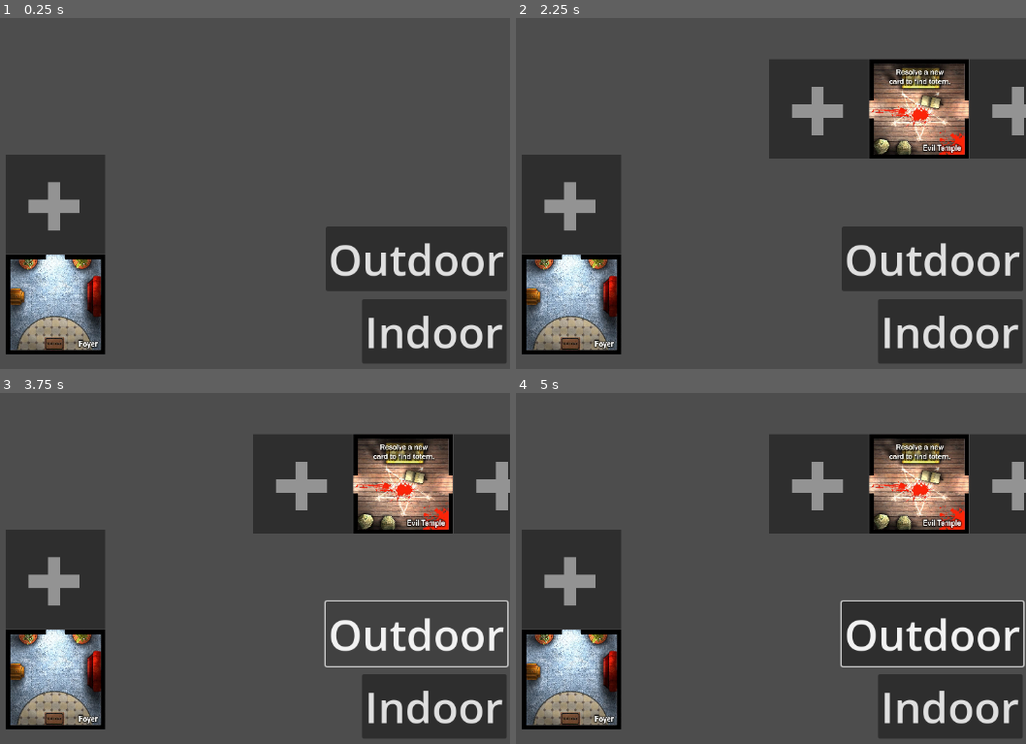
Above: before the commit, frames 1-4 (two rows, left to right).
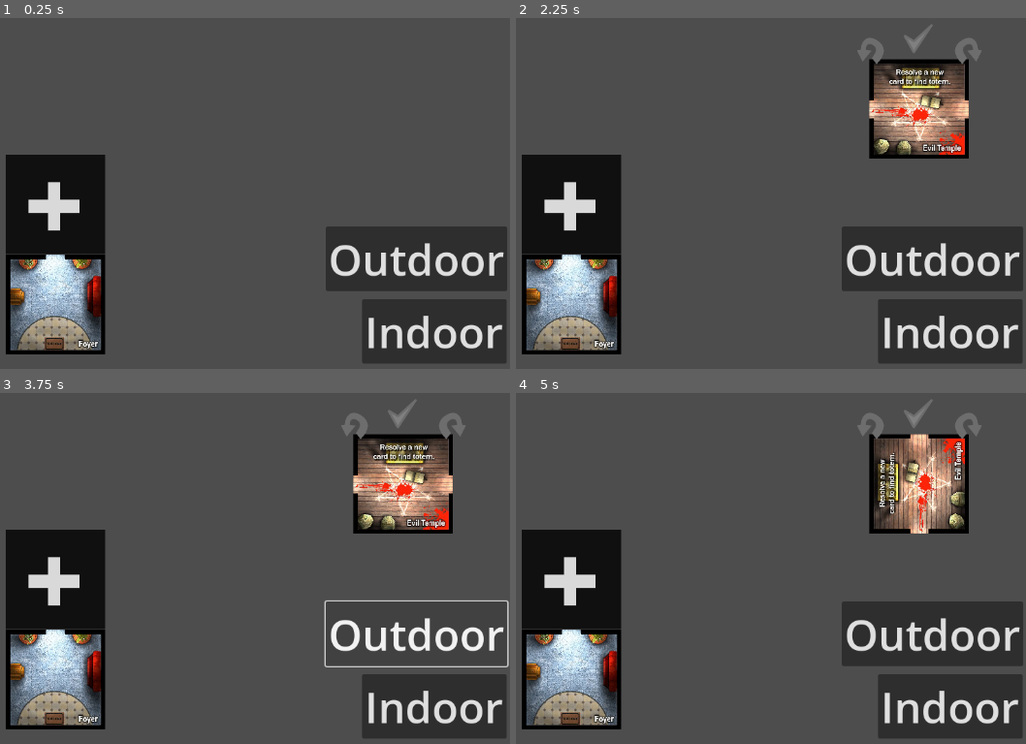
Above: after the commit, the same moments.

Repository: angelaliuyl/godot-zimp
Game: Godot game, scene res://main.tscn
The game is run twice, just before and just after one commit, with the same random seed, the same clock (stepped at 60 frames per second) and the same inputs.
Inputs (mouse positions are in pixels of both pictures, inside the frame that each line leads up to):
- Up to frame 1 (0.25 s): no input
- Up to frame 2 (2.25 s): click (572, 305) at 0.5 s; click "Indoor" at 1.25 s; click (918, 39) at 2 s
- Up to frame 3 (3.75 s): click (402, 414) at 2.77 s; click "Outdoor" at 3.5 s
- Up to frame 4 (5 s): click (873, 424) at 4.27 s

The runs differ from the first frame. In frame 1, 5.4% of the frame differs, in the area x 1-21%, y 38-68%; in frame 2, 14%; in frame 3, 14%; in frame 4, 19%, in the area x 1-100%, y 1-79%.

Commit message:
A lot of stuff
Tile placement logic almost done:
* tile placement snapping to appropriate locations
* after placement, the doorway spot disappears
* after placement, the doorway for the new tile corresponding to the old tile is disabled
* refactoring of main code into smaller methods
* pull available doorways from dict once

Diff:
--- a/main.gd
+++ b/main.gd
@@ -7,16 +7,18 @@
 
 # Called when the node enters the scene tree for the first time.
 func _ready():
-	$StartingTile.start($StartingTileMarker.position)
-	$StartingTile.load_texture("foyer")
-	$StartingTile.placed = true
-	$StartingTile._on_tile_ui_mark_done()
+	_load_starting_tile()
 
 	# randomise indoor_deck
 	indoor_deck.shuffle()
 	print(indoor_deck)
 
-
+func _load_starting_tile():
+	$StartingTile.start($StartingTileMarker.position)
+	$StartingTile.load_texture("foyer")
+	$StartingTile.placed = true
+	$StartingTile.is_placed_in_spot = true
+	$StartingTile._on_tile_ui_mark_done()
 
 # Called every frame. 'delta' is the elapsed time since the previous frame.
 func _process(delta):
@@ -24,11 +26,13 @@
 
 func generate_indoor_tile():
 	if indoor_deck.size() > 0:
-		var indoor_tile = tile_scene.instantiate()
-		indoor_tile.position = $NewTileMarker.position
-		indoor_tile.load_texture(indoor_deck.pop_front())
-		add_child(indoor_tile)
-
+		add_child(indoor_tile_generation(indoor_deck.pop_front()))
 	if indoor_deck.size() <= 0:
 		print("no indoor tiles left")
 		$"HUD/Indoor button".hide()
+
+func indoor_tile_generation(tile_name):
+	var indoor_tile = tile_scene.instantiate()
+	indoor_tile.position = $NewTileMarker.position
+	indoor_tile.load_texture(tile_name)
+	return indoor_tile
--- a/project.godot
+++ b/project.godot
@@ -19,6 +19,14 @@
 
 project/assembly_name="zimp"
 
+[input]
+
+click={
+"deadzone": 0.5,
+"events": [Object(InputEventMouseButton,"resource_local_to_scene":false,"resource_name":"","device":-1,"window_id":0,"alt_pressed":false,"shift_pressed":false,"ctrl_pressed":false,"meta_pressed":false,"button_mask":0,"position":Vector2(0, 0),"global_position":Vector2(0, 0),"factor":1.0,"button_index":1,"canceled":false,"pressed":false,"double_click":false,"script":null)
+]
+}
+
 [rendering]
 
 renderer/rendering_method="gl_compatibility"
--- a/room_tile.gd
+++ b/room_tile.gd
@@ -9,6 +9,11 @@
 var placed = false
 var room_name_string
 
+var is_inside_dropable
+var drop_space_body_ref
+var initial_position
+var is_placed_in_spot
+
 #TODO move this to a file
 var doorway_dict = {
 	"foyer" : [true, false, false, false],
@@ -17,11 +22,11 @@
 	"diningroom" : [false, true, true, true],
 	"eviltemple" : [false, true, false, true],
 	"familyroom" : [true, true, false, true],
-	"kitchen" : [true, false, true, true],
+	"kitchen" : [true, true, false, true],
 	"storage" : [true, false, false, false]
 }
 
-#var doorway = [true, true, false, false]
+var doorway
 
 var top = 0
 
@@ -35,16 +40,30 @@
 	var tile_image = Image.load_from_file(path)
 	var image_texture = ImageTexture.create_from_image(tile_image)
 	$TileSprite.texture = image_texture
+	initial_position = global_position
+	doorway = doorway_dict[room_name]
 
 # Called every frame. 'delta' is the elapsed time since the previous frame.
 func _process(delta):
 	velocity = Vector2.ZERO
-	if dragging && !placed:
-		var current_position = position
-		var new_position = get_global_mouse_position() - offset
+	if !placed:
+		if dragging:
+			#var current_position = position
+			var new_position = get_global_mouse_position() - offset
 
-		_move_and_slide_alt(current_position, new_position, delta)
-		offset = get_global_mouse_position() - position
+			#_move_and_slide_alt(current_position, new_position, delta)
+			position = new_position
+
+			offset = get_global_mouse_position() - position
+		elif Input.is_action_just_released("click"):
+			var tween = get_tree().create_tween()
+			var go_to_position
+			if is_inside_dropable:
+				go_to_position = drop_space_body_ref.global_position
+				is_placed_in_spot = true
+			else:
+				go_to_position = initial_position
+			tween.tween_property(self, "position", go_to_position, 0.2).set_ease(Tween.EASE_OUT)
 
 func _move_and_slide_alt(currentPosition, newPosition, delta):
 	var distance = currentPosition.distance_to(newPosition)
@@ -67,33 +86,43 @@
 func _on_button_button_up():
 	dragging = false
 
-
 func _on_tile_ui_turn_left():
 	$TileSprite.rotation -= PI / 2
-	doorway_dict[room_name_string]  = _rotate_array_cw(doorway_dict[room_name_string], -1)
-
+	doorway  = _rotate_array_cw(doorway, -1)
 
 func _on_tile_ui_turn_right():
 	$TileSprite.rotation += PI / 2
-	doorway_dict[room_name_string]  = _rotate_array_cw(doorway_dict[room_name_string], 1)
+	doorway  = _rotate_array_cw(doorway, 1)
 
 func _on_tile_ui_mark_done():
-	placed = true
-	$TileUI.hide()
-	# generate tile placement spaces
-	_spawn_tile_snapping_spaces()
-	$CollisionShape2D.set_deferred("disabled", 1)
+	if is_placed_in_spot:
+		placed = true
+		$TileUI.hide()
+
+		if drop_space_body_ref != null:
+			# set own space to filled corresponding to other tile
+			var own_space = (drop_space_body_ref.pos_direction + 2) % 4
+			doorway[own_space] = false
+			print("Spaces after being placed:")
+			print(doorway)
+
+			# turn off snapping body
+			drop_space_body_ref.queue_free()
+		# generate tile placement spaces
+		_spawn_tile_snapping_spaces()
+		$CollisionShape2D.set_deferred("disabled", 1)
 
 func _spawn_tile_snapping_spaces():
 	var placementSpace = tile_placement_scene.instantiate()
 	placementSpace.scale = $TileSprite.scale
 	for i in 4:
-		if doorway_dict[room_name_string][i]:
+		if doorway[i]:
 			_spawn_tile_snapping_space(i)
 
 func _spawn_tile_snapping_space(tile_dir):
 	var placementSpace = tile_placement_scene.instantiate()
 	placementSpace.scale = $TileSprite.scale
+	placementSpace.pos_direction = tile_dir
 	if tile_dir == 0:
 		placementSpace.position = $TopSnapCenter.position
 	elif tile_dir == 1:
@@ -104,6 +133,9 @@
 		placementSpace.position = $LeftSnapCenter.position
 	else:
 		return
+	#placementSpace.tile_placed_in_space.connect(Callable(room_tile_placed).bind(placementSpace.pos_direction))
+	print("made placementSpace in direction")
+	print(placementSpace.pos_direction)
 	add_child(placementSpace)
 
 func _rotate_array_cw(old_array : Array, is_cw : int):
@@ -115,3 +147,28 @@
 		new_index = (i+is_cw) % ran
 		new_array[new_index] = old_array[i]
 	return new_array
+
+func _on_area_2d_body_entered(body:StaticBody2D):
+	if body.is_in_group('dropable'):
+		print("entered body")
+		body.sprite_scale = body.sprite_scale * 1.1
+
+		if !is_inside_dropable:
+			is_inside_dropable = true
+			drop_space_body_ref = body
+			print("saved new body ref")
+			print(body.position)
+
+func _on_area_2d_body_exited(body:StaticBody2D):
+	if body.is_in_group('dropable'):
+		print("exited body")
+		body.sprite_scale = body.sprite_scale / 1.1
+		if is_inside_dropable:
+			is_inside_dropable = false
+
+func room_tile_placed(pos_dir):
+	doorway[pos_dir] = false
+	var child_nodes = get_children()
+	for node in child_nodes:
+		if node.is_in_group('dropable') && node.pos_direction == pos_dir:
+			node.hide()
--- a/room_tile.tscn
+++ b/room_tile.tscn
@@ -6,9 +6,12 @@
 [ext_resource type="PackedScene" uid="uid://2royat4fb2n2" path="res://tile_snapping_area.tscn" id="4_ubyep"]
 
 [sub_resource type="RectangleShape2D" id="RectangleShape2D_8knk0"]
-size = Vector2(149, 148)
+size = Vector2(593, 593)
 
-[node name="Tile" type="CharacterBody2D"]
+[sub_resource type="RectangleShape2D" id="RectangleShape2D_p7j8f"]
+size = Vector2(593, 593)
+
+[node name="Tile" type="CharacterBody2D" groups=["draggable"]]
 disable_mode = 1
 input_pickable = true
 script = ExtResource("1_hlr76")
@@ -16,6 +19,7 @@
 metadata/_edit_group_ = true
 
 [node name="CollisionShape2D" type="CollisionShape2D" parent="."]
+scale = Vector2(0.25, 0.25)
 shape = SubResource("RectangleShape2D_8knk0")
 debug_color = Color(0, 0.6, 0.701961, 0.419608)
 
@@ -27,11 +31,11 @@
 offset_bottom = -41.0
 scale = Vector2(3.12, 4.68)
 
-[node name="TileUI" parent="." instance=ExtResource("3_ikb75")]
-
 [node name="TileSprite" type="Sprite2D" parent="."]
 scale = Vector2(0.25, 0.25)
 texture = ExtResource("1_3enom")
+
+[node name="TileUI" parent="." instance=ExtResource("3_ikb75")]
 
 [node name="RightSnapCenter" type="Marker2D" parent="."]
 position = Vector2(149, 0)
@@ -45,8 +49,16 @@
 [node name="TopSnapCenter" type="Marker2D" parent="."]
 position = Vector2(0, -149)
 
+[node name="Area2D" type="Area2D" parent="."]
+
+[node name="CollisionShape2D" type="CollisionShape2D" parent="Area2D"]
+scale = Vector2(0.25, 0.25)
+shape = SubResource("RectangleShape2D_p7j8f")
+
 [connection signal="button_down" from="Button" to="." method="_on_button_button_down"]
 [connection signal="button_up" from="Button" to="." method="_on_button_button_up"]
 [connection signal="mark_done" from="TileUI" to="." method="_on_tile_ui_mark_done"]
 [connection signal="turn_left" from="TileUI" to="." method="_on_tile_ui_turn_left"]
 [connection signal="turn_right" from="TileUI" to="." method="_on_tile_ui_turn_right"]
+[connection signal="body_entered" from="Area2D" to="." method="_on_area_2d_body_entered"]
+[connection signal="body_exited" from="Area2D" to="." method="_on_area_2d_body_exited"]
--- /dev/null
+++ b/tile_snapping_area.gd
@@ -0,0 +1,17 @@
+extends StaticBody2D
+
+signal tile_placed_in_space()
+
+var pos_direction
+var sprite_scale = 1
+
+# Called when the node enters the scene tree for the first time.
+func _ready():
+	pass
+
+# Called every frame. 'delta' is the elapsed time since the previous frame.
+func _process(delta):
+	$Sprite2D.scale = Vector2(sprite_scale, sprite_scale)
+
+func _when_tile_placed_in():
+	tile_placed_in_space.emit()
--- a/tile_snapping_area.tscn
+++ b/tile_snapping_area.tscn
@@ -1,18 +1,19 @@
-[gd_scene load_steps=3 format=3 uid="uid://2royat4fb2n2"]
+[gd_scene load_steps=4 format=3 uid="uid://2royat4fb2n2"]
 
+[ext_resource type="Script" path="res://tile_snapping_area.gd" id="1_d4acx"]
 [ext_resource type="Texture2D" uid="uid://lwqejfd27kg6" path="res://media/UI/new_tile_space.png" id="1_eydbs"]
 
 [sub_resource type="RectangleShape2D" id="RectangleShape2D_q8qgb"]
 size = Vector2(593, 593)
 
-[node name="TileSnappingArea" type="StaticBody2D"]
+[node name="TileSnappingArea" type="StaticBody2D" groups=["dropable"]]
 scale = Vector2(1, 1.051)
+script = ExtResource("1_d4acx")
 metadata/_edit_group_ = true
 
 [node name="CollisionShape2D" type="CollisionShape2D" parent="."]
 shape = SubResource("RectangleShape2D_q8qgb")
-disabled = true
 
 [node name="Sprite2D" type="Sprite2D" parent="."]
-modulate = Color(1, 1, 1, 0.396078)
+modulate = Color(1, 1, 1, 0.784314)
 texture = ExtResource("1_eydbs")
--- a/tile_ui.tscn
+++ b/tile_ui.tscn
@@ -14,12 +14,14 @@
 script = ExtResource("1_kdsxw")
 
 [node name="TurnLeft" type="TextureButton" parent="."]
+layout_mode = 0
 offset_right = 100.0
 offset_bottom = 100.0
 scale = Vector2(0.490872, 0.483884)
 texture_normal = ExtResource("1_5mn77")
 
 [node name="TurnRight" type="TextureButton" parent="."]
+layout_mode = 0
 offset_left = 144.0
 offset_right = 244.0
 offset_bottom = 100.0
@@ -28,6 +30,7 @@
 flip_h = true
 
 [node name="Done" type="TextureButton" parent="."]
+layout_mode = 0
 offset_left = 72.0
 offset_top = -16.0
 offset_right = 172.0
Not shown: 1 places in room_tile.tscn that only renumber resources
Not shown, changed: .gitignore
